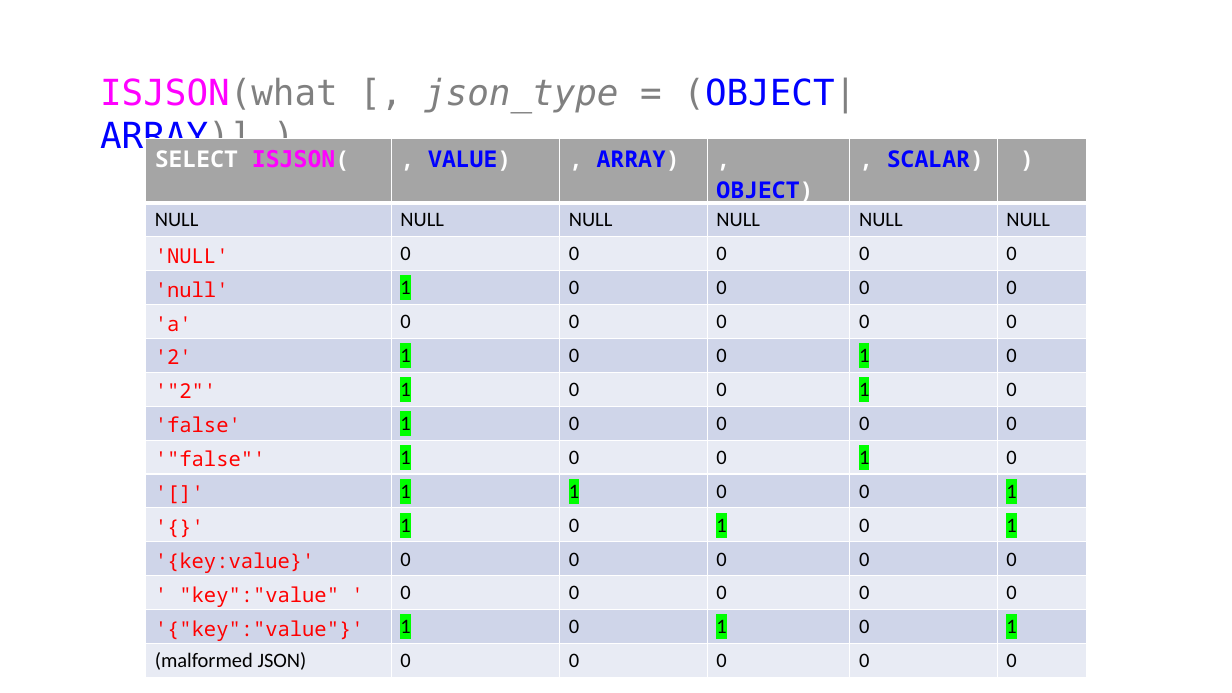
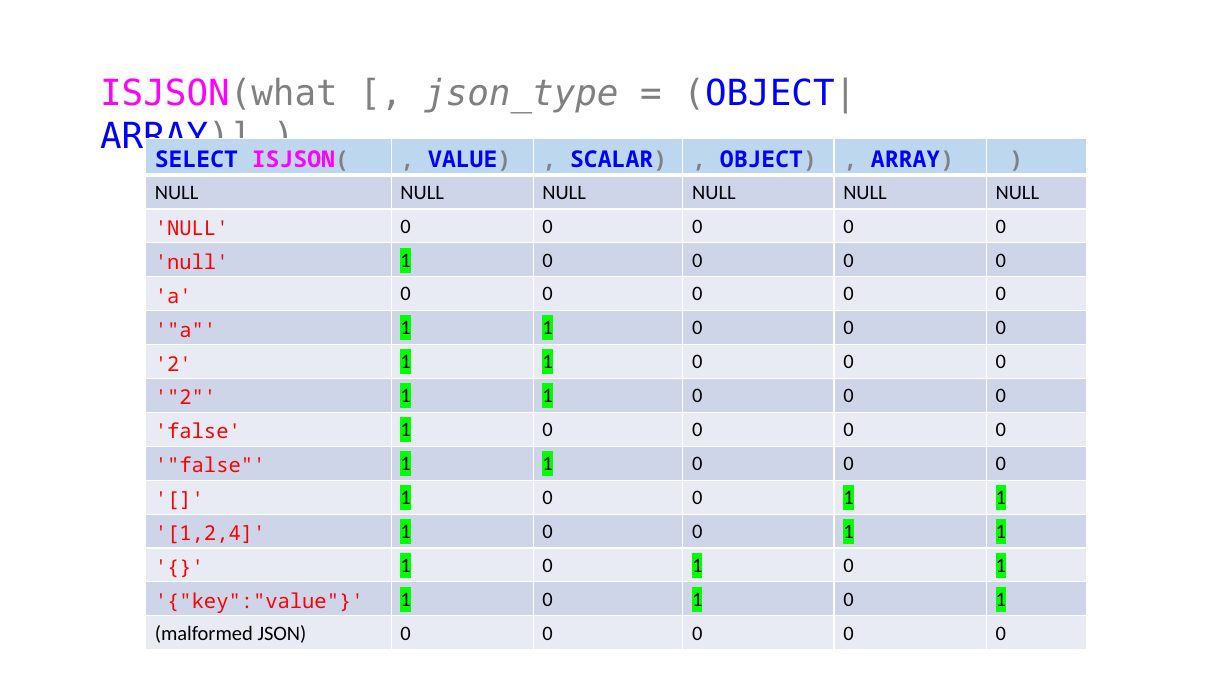
Before and after one commit to jbfoushee/MyPresentations, a slide deck: slide 33 of TSQL_JSON_Operators/TSQL_JSON_Operators.pptx (slide 23 before the commit). Drawn at 1232x693 pixels with LibreOffice and Linux fonts; fonts in the diff are those of the drawing. Boxes give left, top, right and bottom in pixels: in the first picture for what was removed or moved away, otherwise in the second. Text is boxed around its words. In the diff, an @@ line names an element or a change of style, - is before the commit and + after.

```diff
--- a/TSQL_JSON_Operators/TSQL_JSON_Operators.pptx
+++ b/TSQL_JSON_Operators/TSQL_JSON_Operators.pptx
@@ table at box(146, 138, 1088, 649) @@
-row 1, column 3: , ARRAY)
+row 1, column 3: , SCALAR)
-row 1, column 5: , SCALAR)
+row 1, column 5: , ARRAY)
-row 6: '2' | 1 | 0 | 0 | 1 | 0
-row 7: '"2"' | 1 | 0 | 0 | 1 | 0
+row 6: '"a"' | 1 | 1 | 0 | 0 | 0
+row 7: '2' | 1 | 1 | 0 | 0 | 0
+row 8: '"2"' | 1 | 1 | 0 | 0 | 0
-row 9: '"false"' | 1 | 0 | 0 | 1 | 0
-row 10: '[]' | 1 | 1 | 0 | 0 | 1
+row 10: '"false"' | 1 | 1 | 0 | 0 | 0
+row 11: '[]' | 1 | 0 | 0 | 1 | 1
+row 12: '[1,2,4]' | 1 | 0 | 0 | 1 | 1
-row 12: '{key:value}' | 0 | 0 | 0 | 0 | 0
-row 13: ' "key":"value" ' | 0 | 0 | 0 | 0 | 0
@@ fill #A5A5A5 to #BDD7EE in row 1 @@
@@ font DejaVu Sans Mono to Noto Sans Mono in "ISJSON(" @@
@@ text colour #FFFFFF to #0000FF in "SELECT" @@
@@ text colour #FFFFFF to #808080 in "ISJSON(", ", VALUE)", ", OBJECT)", ")" @@
```
Also in this commit, not shown: 36 other slides changed, 33 slides added, 2 slides removed, 7 other files.
